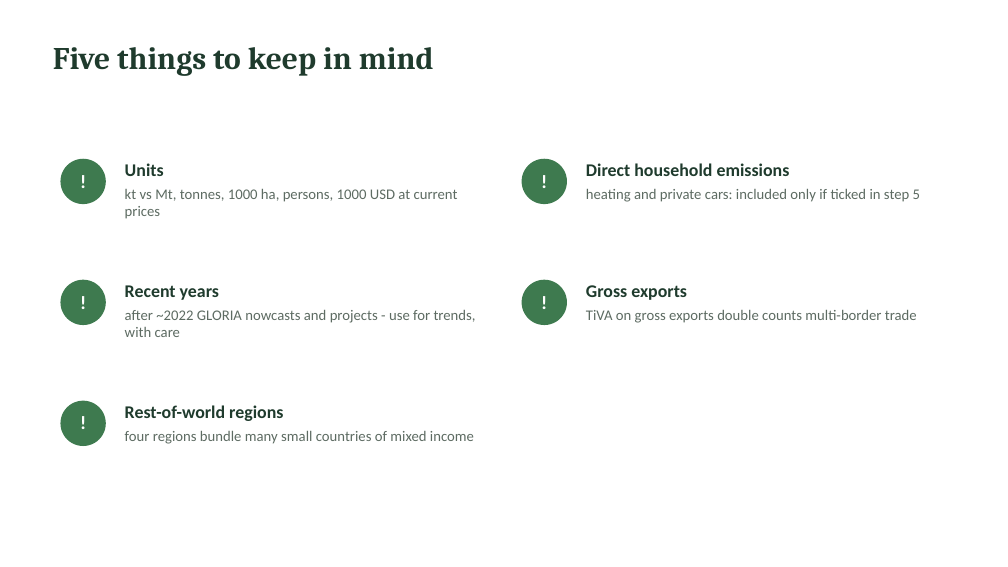
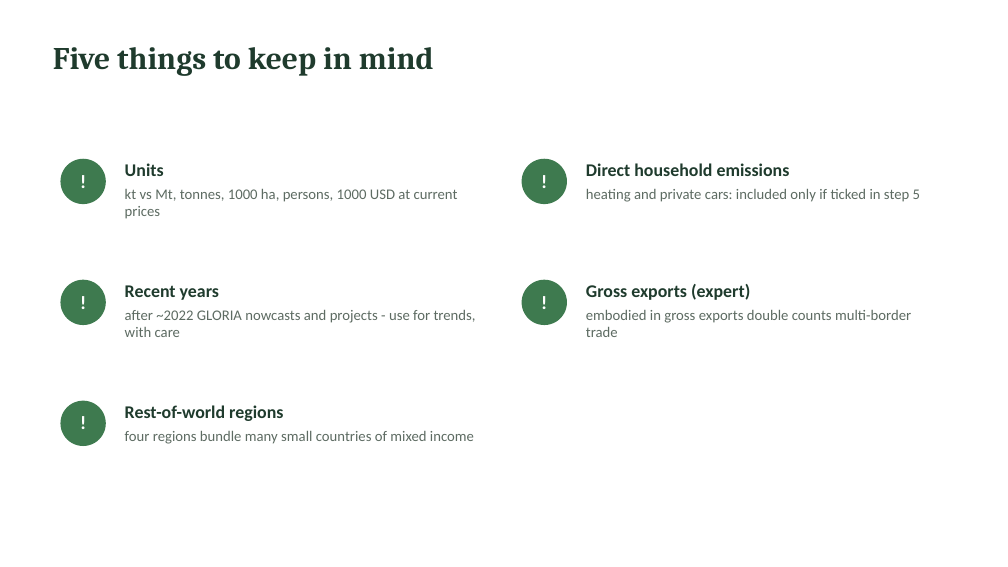
Before and after one commit to Hanspeter85/GLORIApp, a slide deck: slide 11 of docs/GLORIApp_intro.pptx. Drawn at 1008x567 pixels with LibreOffice and Linux fonts; fonts in the diff are those of the drawing. Boxes give left, top, right and bottom in pixels: in the first picture for what was removed or moved away, otherwise in the second. Text is boxed around its words. In the diff, an @@ line names an element or a change of style, - is before the commit and + after.

```diff
--- a/docs/GLORIApp_intro.pptx
+++ b/docs/GLORIApp_intro.pptx
@@ text at box(586, 284, 911, 337): text changed @@
-Gross exports
-TiVA on gross exports double counts multi-border trade
+Gross exports (expert)
+embodied in gross exports double counts multi-border trade
```
Also in this commit, not shown: 4 other slides changed, 8 other files.
